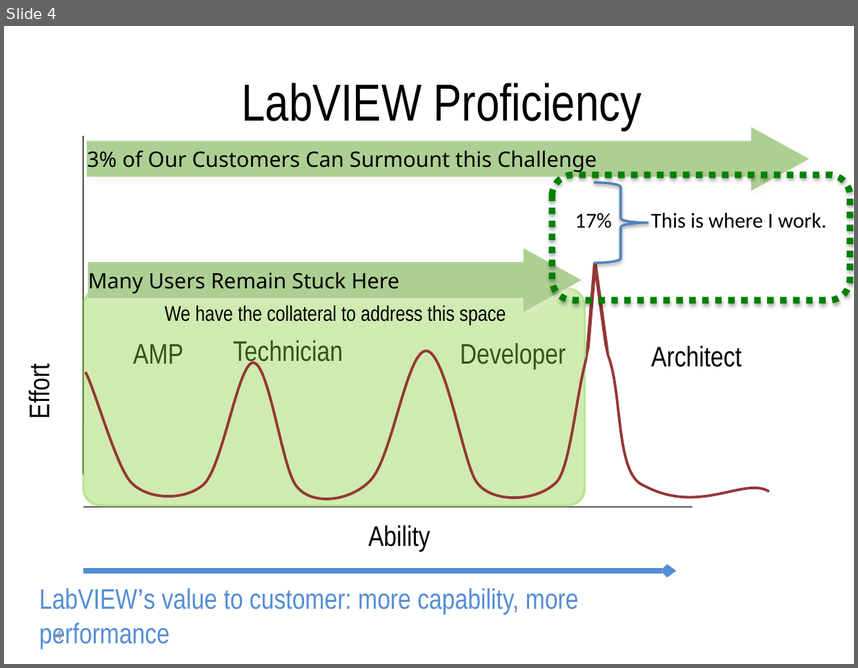
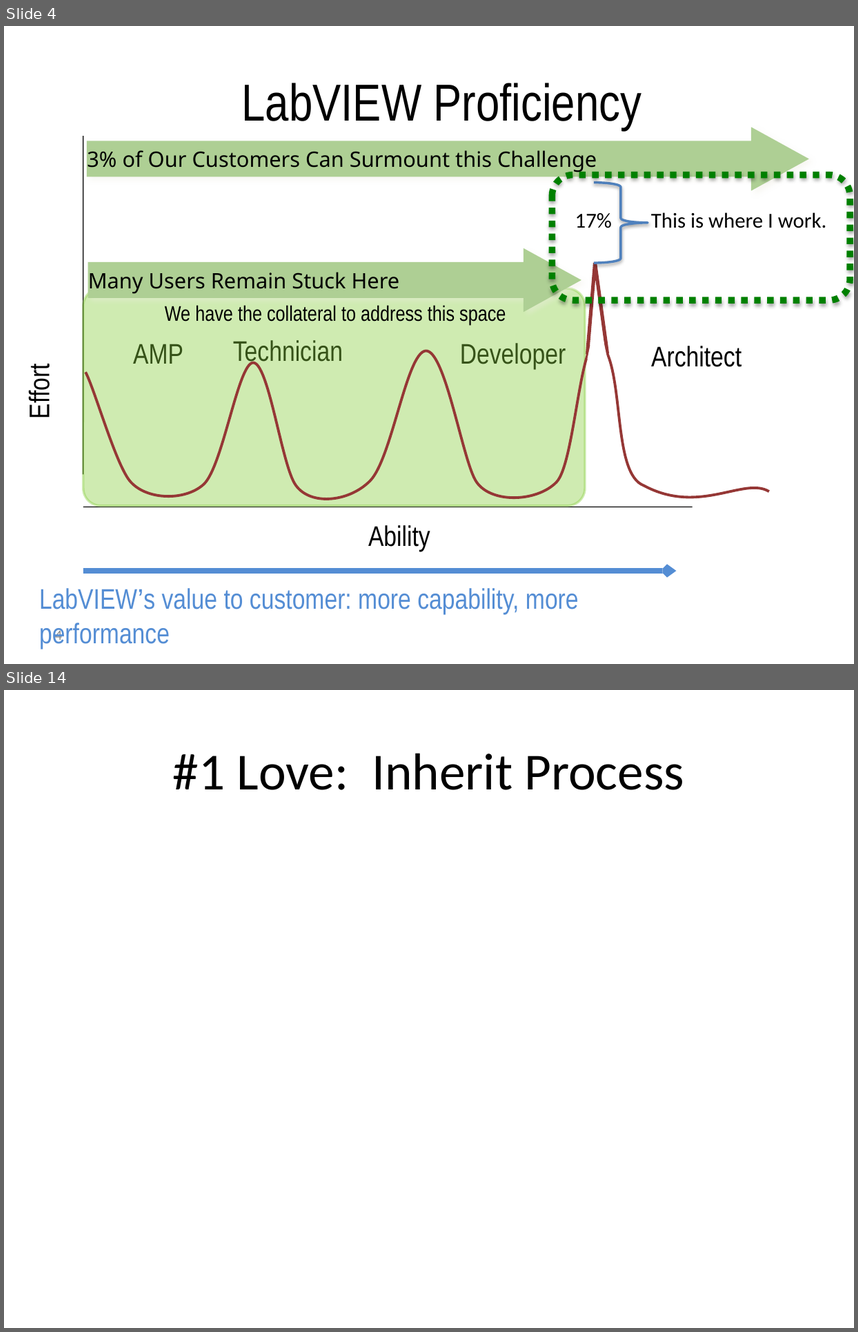
Before and after one commit to njhollenback/Presentations, a slide deck: 9-5 Things That I Love Hate About Actor Framework.pptx. Shown one above the other, each under a label of ours: slide 4 before the commit, slides 4 and 14 after it; the slides between them are not shown. The pictures are 858x668 and 858x1332 pixels, drawn with LibreOffice and Linux fonts; fonts in the diff are those of the drawing. Boxes give left, top, right and bottom in pixels: in the first picture for what was removed or moved away, otherwise in the second. Text is boxed around its words. In the diff, an @@ line names an element or a change of style, - is before the commit and + after.

```diff
--- a/9-5 Things That I Love Hate About Actor Framework.pptx
+++ b/9-5 Things That I Love Hate About Actor Framework.pptx
@@ slide 14 added at (4,690,854,1328), background #FFFFFF @@
@@ title added at (173,753,684,790), 44 pt, text #000000 @@
+#1 Love: Inherit Process
```
Also in this commit, not shown: 2 slides changed, 8 other slides added.
